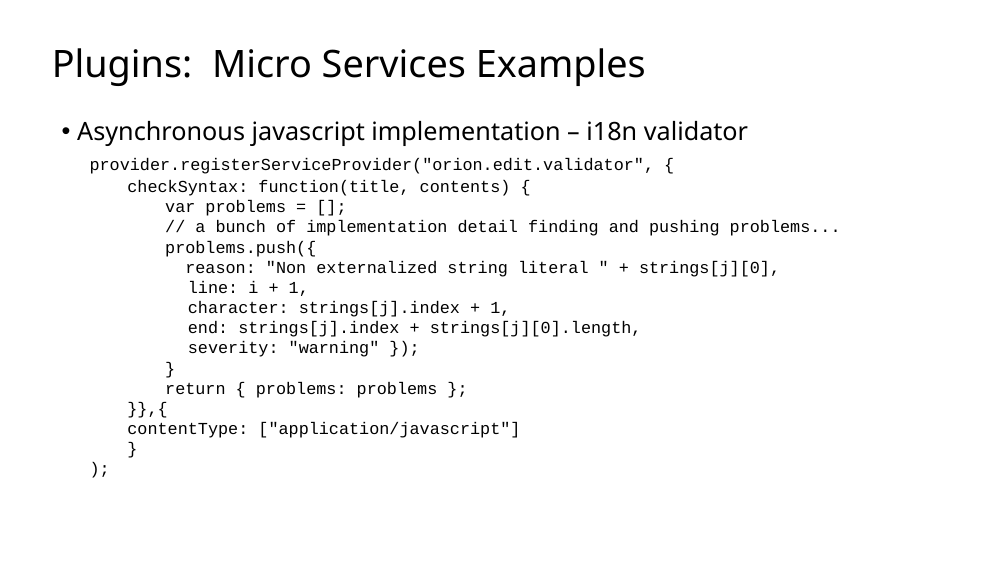
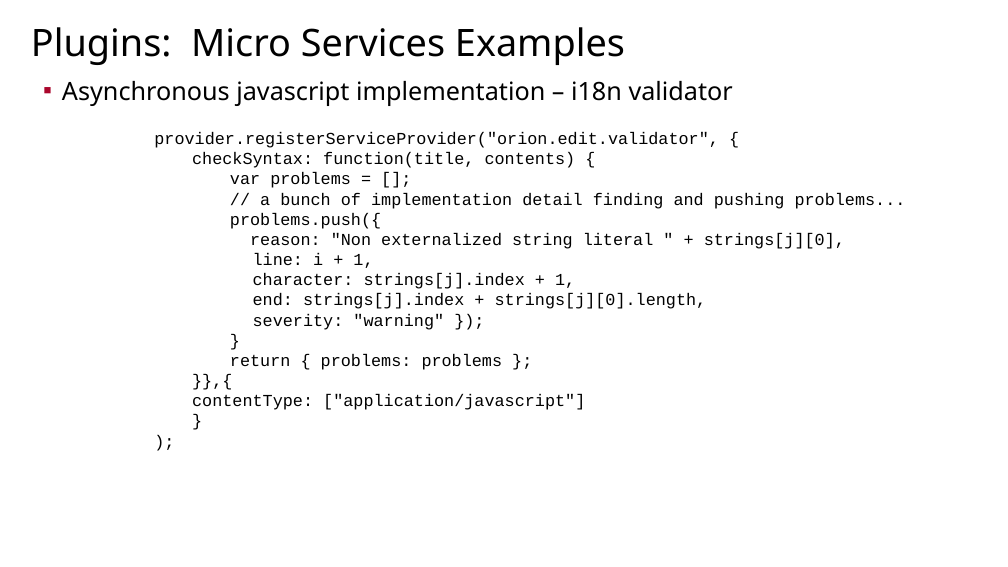
Before and after one commit to sfmccourt/oscon, a slide deck: slide 11 of osconorion.odp (slide 9 before the commit). Drawn at 1008x567 pixels with LibreOffice and Linux fonts; fonts in the diff are those of the drawing; background and template pictures are left out. Boxes give left, top, right and bottom in pixels: in the first picture for what was removed or moved away, otherwise in the second. Text is boxed around its words. In the diff, an @@ line names an element or a change of style, - is before the commit and + after.

Commit message:
Added content on deployment scenarioes.
Updated slide content to conform to presentation template. Also made
some minor changes to capitalization.

```diff
--- a/osconorion.odp
+++ b/osconorion.odp
@@ title added at (x1=31, y1=27, x2=625, y2=65), 72 pt, text #000000 @@
+Plugins: Micro Services Examples
@@ text at (x1=52, y1=48, x2=748, y2=146): paragraphs removed @@
-Plugins: Micro Services Examples
-  • Asynchronous javascript implementation – i18n validator
@@ text added at (x1=62, y1=81, x2=733, y2=106), 48 pt, text #000000 @@
+▪ Asynchronous javascript implementation – i18n validator
@@ text "provider.registerServiceProvider("orion.edit.validator", {" moved from (x1=52, y1=48, x2=841, y2=438) to (x1=154, y1=132, x2=906, y2=410) @@
```
Also in this commit, not shown: 12 other slides changed, 4 slides added, 1 slide removed.
